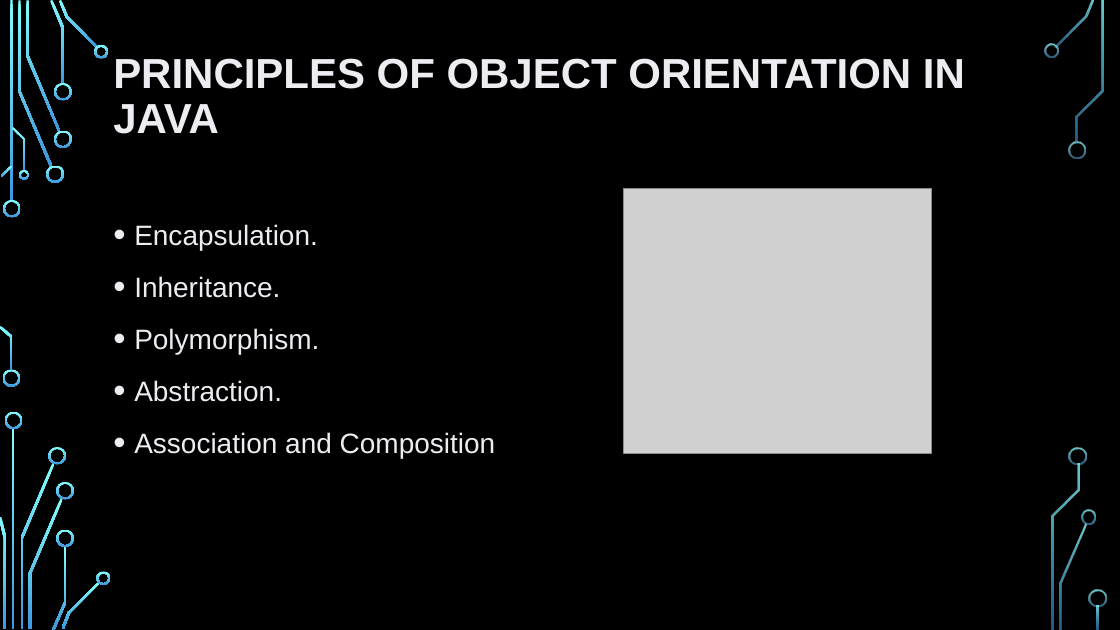
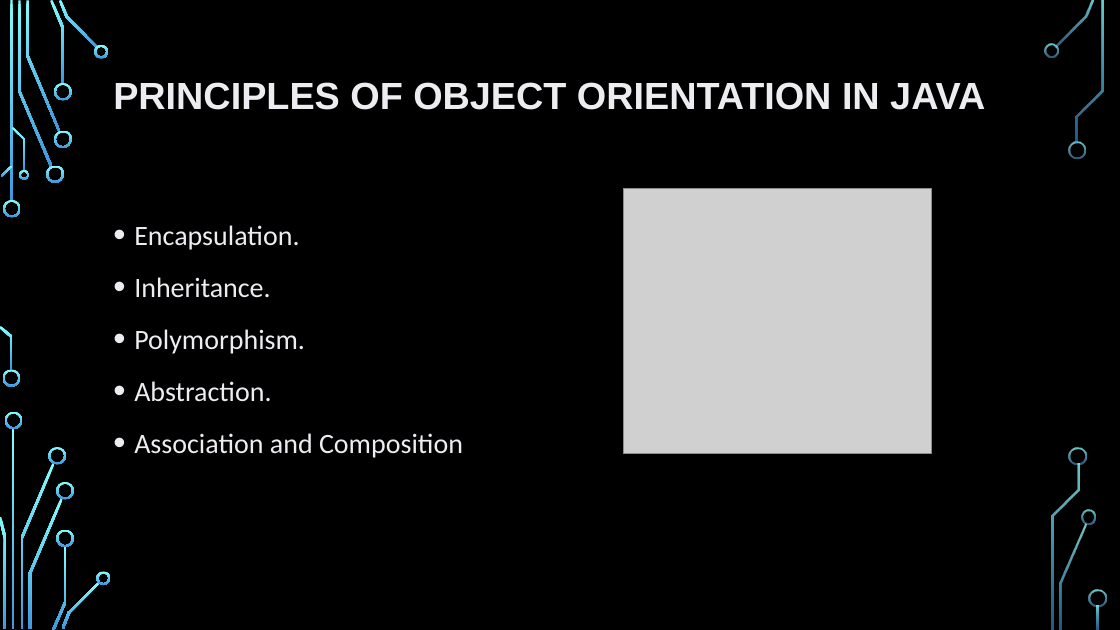
Before and after one commit to Xukialb/AE-4.-Programming-Languages, a slide deck: slide 6 of Java_English - Alberto.pptx (slide 4 before the commit). Drawn at 1120x630 pixels with LibreOffice and Linux fonts; fonts in the diff are those of the drawing; grey boxes stand for pictures; background and template pictures are left out. Boxes give left, top, right and bottom in pixels: in the first picture for what was removed or moved away, otherwise in the second. Text is boxed around its words. In the diff, an @@ line names an element or a change of style, - is before the commit and + after.

```diff
--- a/Java_English - Alberto.pptx
+++ b/Java_English - Alberto.pptx
@@ title "PRINCIPLES OF OBJECT ORIENTATION IN ..." at bbox=[113, 82, 985, 110]: size 36 to 32.4 pt @@
@@ text "Encapsulation." at bbox=[134, 225, 463, 458]: font Arial to Calibri @@
```
Also in this commit, not shown: 2 other slides changed, 2 slides added, 3 slides removed, 1 other file.
